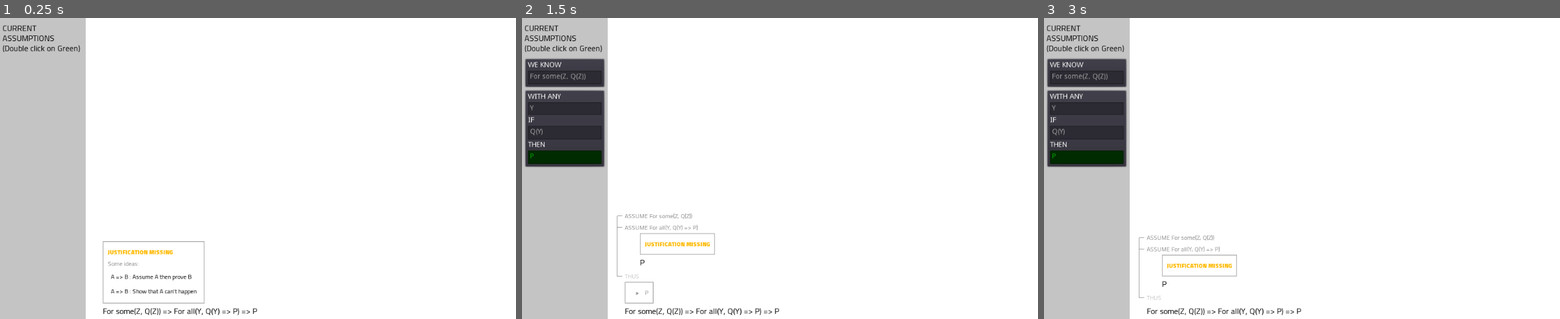
Above: before the commit, frames 1-3 (left to right).
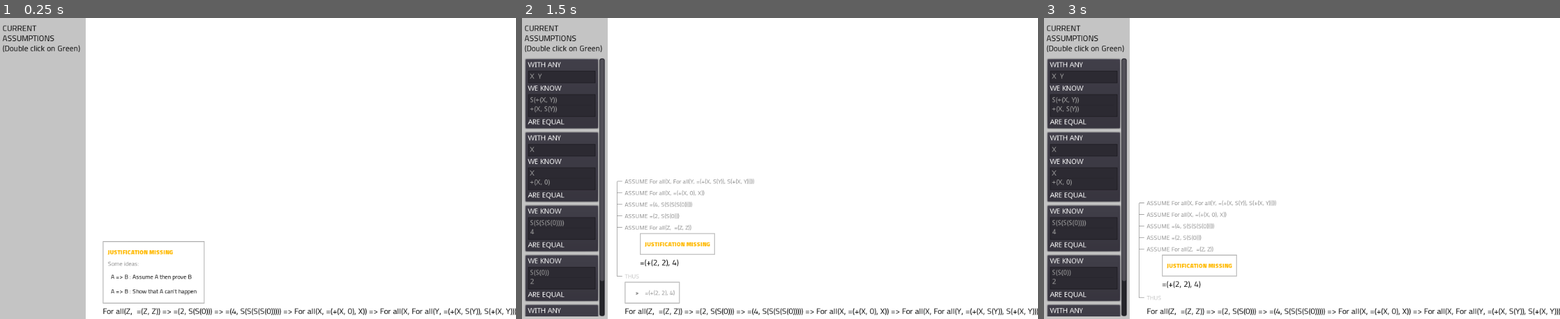
Above: after the commit, the same moments.

Repository: Negabinary/Math-Playground
Game: Godot game, scene res://Main.tscn
The game is run twice, just before and just after one commit, with the same random seed, the same clock (stepped at 60 frames per second) and the same inputs.
Inputs (mouse positions are in pixels of both pictures, inside the frame that each line leads up to; where the layout moved, square brackets give the same spot in the first picture):
- Up to frame 1 (0.25 s): no input
- Up to frame 2 (1.5 s): click "A => B : Assume A then prove B" at 0.5 s; click (852, 297) [821, 297] at 1.25 s
- Up to frame 3 (3 s): click (1173, 291) [1162, 291] at 2 s; click (1374, 276) [1343, 276] at 2.75 s

The runs differ from the first frame. In frame 1, 0.8% of the frame differs, in the area x 22-100%, y 96-99%; in frame 2, 11%, in the area x 0-100%, y 13-100%; in frame 3, 11%.

Commit message:
Existentials now stripped from assumptions

Diff:
--- a/Main.gd
+++ b/Main.gd
@@ -16,15 +16,17 @@
 #	w2 = ExprItem.from_string("=>(=>(A,=>(B,C)),=>(=>(A,=>(C,D)),=>(A,=>(B,D))))")
 #	w2 = ExprItem.from_string("For all(X,<=>(Bool(X),=>(¬(=(X,True)),(X,False))))")
 #	w2 = ExprItem.from_string("=>(For all(X,=>(Bool(X),=>(¬(=(X,True)),=(X,False)))),=>(For all(X,=>(=>(¬(=(X,True)),=(X,False)),Bool(X))),Bool(True)))")
-#	w2 = ExprItem.from_string("=>(For all(Z, =(Z,Z)),=>(=(2,S(S(0))),=>(=(4,S(S(S(S(0))))),=>(For all(X,=(+(X,0),X)),=>(For all(X,For all(Y,=(+(X,S(Y)),S(+(X,Y))))),=(+(2,2),4))))))")
+	w2 = ExprItem.from_string("=>(For all(Z, =(Z,Z)),=>(=(2,S(S(0))),=>(=(4,S(S(S(S(0))))),=>(For all(X,=(+(X,0),X)),=>(For all(X,For all(Y,=(+(X,S(Y)),S(+(X,Y))))),=(+(2,2),4))))))")
 #	w2 = ExprItem.from_string("=>(Even(0),=>(Odd(S(0)),=>(=(Double(0),0),=>(Forall(X,=(Double(S(X)),S(S(Double(X))))),=>(Even(A),Even(Double(A)))))))")
 #	w2 = ExprItem.from_string("=>(For all(X,=>(For all(Y, ¬(=(X,S(Y)))),=(X,0))),=>(For all(X,=(+(X,0),X)),=>(For all(X,For all(Y,=(+(X,S(Y)),S(+(X,Y))))),For all(X,=(+(0,X),X)))))")
 #	w2 = ExprItem.from_string("=>(=>(Light(Green),=>(Road(Empty),Go)),=>(=>(¬(Light(Red)),=>(¬(Light(Yellow)),Light(Green))),=>(¬(Light(Red)),=>(¬(Light(Yellow)),=>(Road(Empty),Go)))))")
 #	w2 = ExprItem.from_string("For all(X,=>(Exists(X),=>(For all(Y,¬(Explains(Y,X))),Necessary(X))))")
 #	w2 = ExprItem.from_string("=>(For all(X,=>(Exists(X),=>(For all(Y,¬(Explains(Y,X))),Necessary(X)))),=>(¬(Necessary(Th …(262 unchanged characters)…
-	w2 = ExprItem.from_string("=>(For all(X …(329 unchanged characters)…
+#	w2 = ExprItem.from_string("=>(For all(X …(329 unchanged characters)…
+#	w2 = ExprItem.from_string("=>(For all(X,=>(Exists(X),=>(¬(Necessary(X)),For some(Z,Explains(Z,X))))),=>(¬(Necessary(The Universe)),=>(For all(Y,=>(Explains(Y,The Universe),¬(In(Y,The Universe)))),=>(For all(Y,=>(¬(In(Y,The Universe)),=>(¬(Abstract(Y)),=(Y,God)))),=>(For all(Y,=>(Explains(Y,The Universe),¬(Abstract(Y)))),=>(Exists(The Universe),Explains(God,The Universe)))))))")
 #	w2 = ExprItem.from_string("=>(=>(For some(Z,Q(Z)),Q(X)),=>(Q(Y),Q(X))))")
-	w2 = ExprItem.from_string("=>(For some(Z,Q(Z)),=>(For all(Y,=>(Q(Y),P)),P))")
+#	w2 = ExprItem.from_string("=>(For some(Z,Q(Z)),=>(For all(Y,=>(Q(Y),P)),P))")
+
 	root_ps = ProofStep.new(w2)
 	#ui_proof_steps.display_proof(root_ps)
 	ui_written_proof.display_proof(root_ps)
--- a/project.godot
+++ b/project.godot
@@ -28,11 +28,6 @@
 "class": "MathModule",
 "language": "GDScript",
 "path": "res://src/model/module.gd"
-}, {
-"base": "Node",
-"class": "ProofEntry",
-"language": "GDScript",
-"path": "res://src/model/proof_entry.gd"
 }, {
 "base": "Object",
 "class": "ProofStep",
@@ -84,7 +79,6 @@
 "ExprItemType": "",
 "Locator": "",
 "MathModule": "",
-"ProofEntry": "",
 "ProofStep": "",
 "SelectionHandler": "",
 "Statement": "",
--- a/src/model/global_types.gd
+++ b/src/model/global_types.gd
@@ -4,6 +4,7 @@
 var FORALL := ExprItemType.new("For all")
 var EQUALITY := ExprItemType.new("=")
 var NOT := ExprItemType.new("¬")
+var EXISTS := ExprItemType.new("For some")
 
 func get_map() -> Dictionary:
-	return {"=>":IMPLIES, "For all":FORALL, "=":EQUALITY, "¬":NOT}
+	return {"=>":IMPLIES, "For all":FORALL, "=":EQUALITY, "¬":NOT, "For some":EXISTS}
--- a/src/model/proof_entry.gd
+++ /dev/null
@@ -1,34 +0,0 @@
-extends Node
-class_name ProofEntry
-
-var acted : bool
-var proven : bool
-var goal : Statement
-var assumptions : Array # <Statement>
-var declarations : Array # <ExprItemType>
-
-# Array<Statement>, Array<ExprItemType>
-func _init(new_goal:Statement, new_assumptions:Array, new_declarations:Array):
-	goal = new_goal
-	assumptions = new_assumptions
-	declarations = new_declarations
-	acted = false
-	proven = false
-
-func add_derived_assumption(assumption:Statement) -> void:
-	assumptions.push_front(assumption)
-
-func get_assumptions() -> Array:
-	return assumptions
-
-func get_declarations() -> Array:
-	return declarations
-
-func get_goal() -> Statement:
-	return goal
-
-func is_proven() -> bool:
-	return proven
-
-func has_been_acted_on() -> bool:
-	return acted
--- a/src/situation/proof_step.gd
+++ b/src/situation/proof_step.gd
@@ -3,6 +3,7 @@
 
 
 signal justified
+
 
 var context:ProofStep
 #var module:MathModule
@@ -10,13 +11,15 @@
 var statement:Statement
 var justification:Justification
 var new_assumptions := []
-
-
-func _init(new_expr_item:ExprItem, new_justification:Justification = MissingJustification.new(), new_context:ProofStep = null, new_new_assumptions = []):
+var new_definitions := []
+
+
+func _init(new_expr_item:ExprItem, new_justification:Justification = MissingJustification.new(), new_context:ProofStep = null, new_new_assumptions = [], new_new_definitions = []):
 	statement = Statement.new(new_expr_item)
 	justification = new_justification
 	context = new_context
 	new_assumptions = new_new_assumptions
+	new_definitions = new_new_definitions
 
 
 func get_assumptions() -> Dictionary:
@@ -30,6 +33,17 @@
 	return assumptions
 
 
+func get_definitions() -> Array:
+	var definitions : Array
+	if context == null:
+		definitions = []
+	else:
+		definitions = context.get_definitions()
+	for new_definition in new_definitions:
+		definitions.push_front(new_definition)
+	return definitions
+
+
 func get_statement() -> Statement:
 	return statement
 
@@ -50,6 +64,26 @@
 	return justification
 
 
+func does_conclusion_match_exactly(assumption:ProofStep) -> bool:
+	return statement.as_expr_item().compare(assumption.get_statement().get_conclusion().get_expr_item())
+
+
+func does_conclusion_match_with_sub(assumption:ProofStep, empty_matching:={}) -> bool:
+	var matching := empty_matching
+	for definition in assumption.get_statement().get_definitions():
+		matching[definition] = "*"
+	return assumption.get_statement().get_conclusion().get_expr_item().is_superset(statement.as_expr_item(), matching)
+
+
+func can_justify_with_assumption(assumption:ProofStep) -> bool:
+	if not (assumption in get_assumptions()):
+		return false
+	elif does_conclusion_match_exactly(assumption):
+		return true # Matches exactly
+	else:
+		return does_conclusion_match_with_sub(assumption)
+
+
 func justify_with_assumption() -> void:
 	justification = AssumedJustification.new()
 	emit_signal("justified")
@@ -65,6 +99,15 @@
 	emit_signal("justified")
 
 
+func can_justify_with_modus_ponens(assumption:ProofStep) -> bool:
+	if not (assumption in get_assumptions()):
+		return false
+	elif does_conclusion_match_exactly(assumption):
+		return true # Matches exactly
+	else:
+		return does_conclusion_match_with_sub(assumption)
+
+
 func justify_with_modus_ponens(implication:ProofStep) -> void:
 	justification = ModusPonensJustificaiton.new(self, implication)
 	emit_signal("justified")
@@ -90,6 +133,11 @@
 
 func get_justification_text():
 	return justification.get_justification_text()
+
+
+func clear_justification():
+	justification = MissingJustification.new()
+	emit_signal("justified")
 
 
 class Justification:
@@ -189,22 +237,48 @@
 		return "IS THE GENERAL CASE OF"
 
 
+# keep_exists_types is an array where each index has an array of the types kept
 class ImplicationJustification extends Justification:
 
-	func _init(context:ProofStep):
-		var new_assumptions = []
-		for new_assum in context.get_statement().get_conditions():
-			var assum_ps = context.get_script().new(new_assum.get_expr_item())
-			assum_ps.justify_with_assumption()
-			new_assumptions.append(assum_ps)
+	func _init(context:ProofStep, keep_condition_ids:=[], keep_forall_ids:=[], keep_exists_types:=[]):
+		var conclusion = context.get_statement().get_conclusion().get_expr_item()
+		var ctxt_assumptions = []
+		var ctxt_definitions = context.get_statement().get_definitions().duplicate()
+		var conditions := context.get_statement().get_conditions()
+		for i in range( context.get_statement().get_conditions().size()-1, -1, -1):
+			if i in keep_condition_ids:
+				conclusion = ExprItem.new(GlobalTypes.IMPLIES, [conditions[i],conclusion])
+			else:
+				var assum_ei:ExprItem
+				if keep_exists_types.size() <= i:
+					assum_ei = strip_existential(ctxt_definitions, conditions[i].get_expr_item(), [])
+				else:
+					assum_ei = strip_existential(ctxt_definitions, conditions[i].get_expr_item(), keep_exists_types[i])
+				var assum_ps = context.get_script().new(assum_ei)
+				assum_ps.justify_with_assumption()
+				ctxt_assumptions.append(assum_ps)
 		requirements = [
 			context.get_script().new(
-				context.get_statement().get_conclusion().get_expr_item(),
+				conclusion,
 				MissingJustification.new(),
 				context,
-				new_assumptions
+				ctxt_assumptions
 			)
 		]
+
+	static func strip_existential(return_types:Array, expr_item:ExprItem, keep_ids:=[]):
+		var counter = 0
+		var keepers = []
+		while expr_item.get_type() == GlobalTypes.EXISTS:
+			if counter in keep_ids:
+				keepers.push_front(expr_item.get_child(0).get_type())
+			else:
+				return_types.append(expr_item.get_child(0).get_type())
+			expr_item = expr_item.get_child(1)
+			counter += 1
+		for keeper in keepers:
+			expr_item = ExprItem.new(GlobalTypes.EXISTS, [ExprItem.new(keeper), expr_item])
+		return expr_item
 
 	func get_justification_text():
 		return "THUS"
